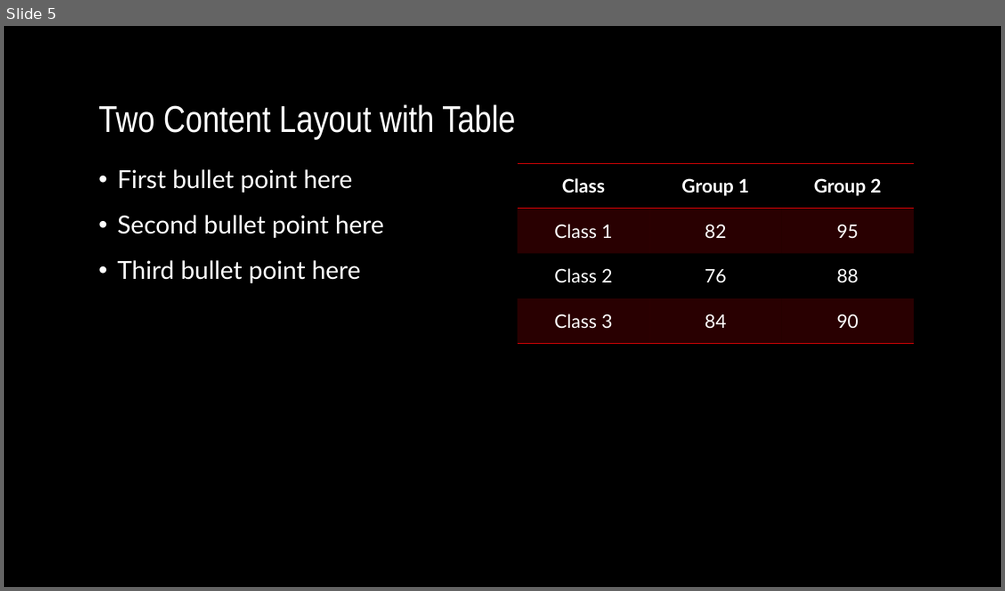
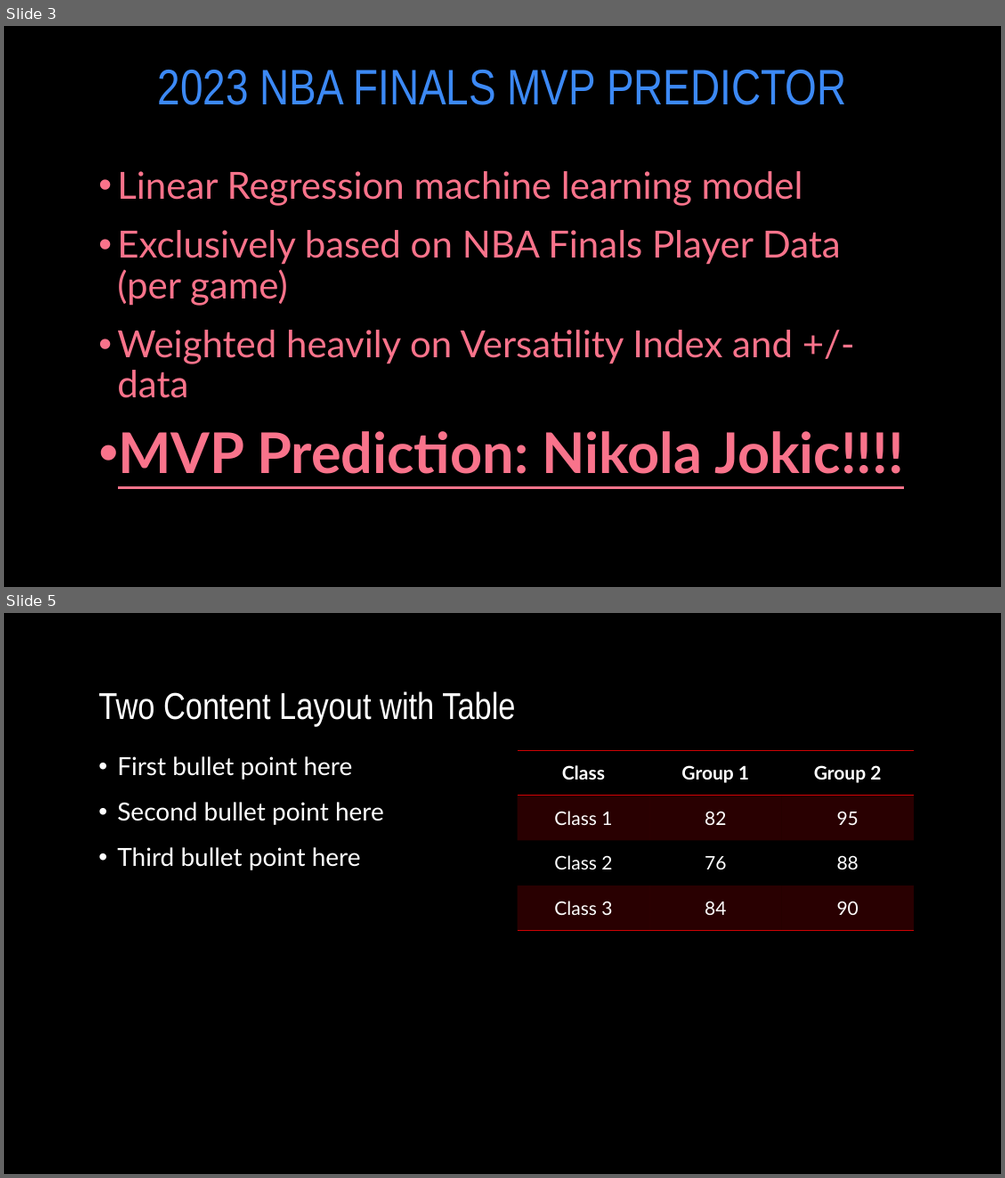
Before and after one commit to xbmm1/NBA-MoneyBall, a slide deck: 2023 NBA Finals Presentation_6.7.2023.pptx. Shown one above the other, each under a label of ours: slide 5 before the commit, slides 3 and 5 after it; the slides between them are not shown. The pictures are 1005x591 and 1005x1178 pixels, drawn with LibreOffice and Linux fonts; fonts in the diff are those of the drawing; background and template pictures are left out. Boxes give left, top, right and bottom in pixels: in the first picture for what was removed or moved away, otherwise in the second. Text is boxed around its words. In the diff, an @@ line names an element or a change of style, - is before the commit and + after.

```diff
--- a/2023 NBA Finals Presentation_6.7.2023.pptx
+++ b/2023 NBA Finals Presentation_6.7.2023.pptx
@@ slide 3 added at bbox=[4, 26, 1001, 587], background picture (left out) @@
@@ title added at bbox=[158, 70, 846, 105], 48 pt, text #3C89F5 @@
+2023 NBA FINALS MVP PREDICTOR
@@ text added at bbox=[117, 171, 904, 474], 36 pt, text #F9738B @@
+• Linear Regression machine learning model
+• Exclusively based on NBA Finals Player Data (per game)
+• Weighted heavily on Versatility Index and +/- data
+• MVP Prediction: Nikola Jokic!!!!
```
Also in this commit, not shown: 3 slides changed, 1 slide removed, 1 other file.
